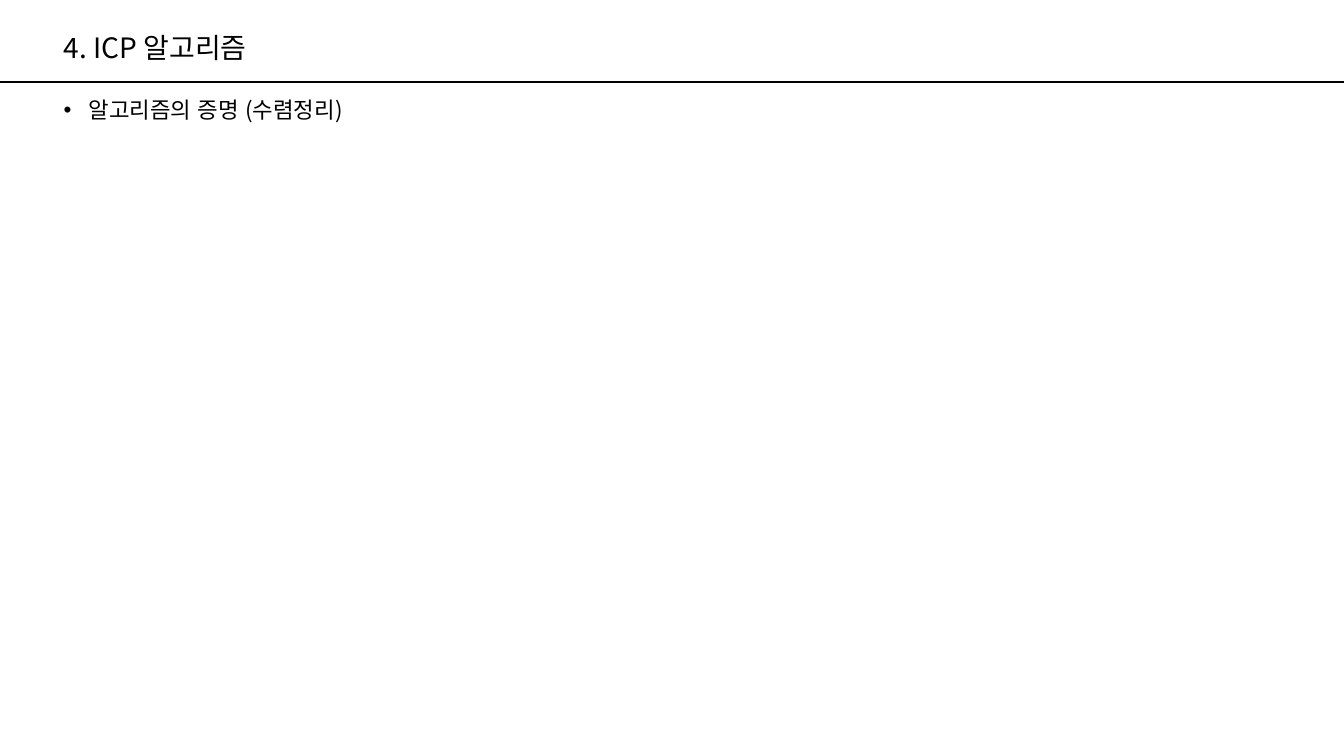
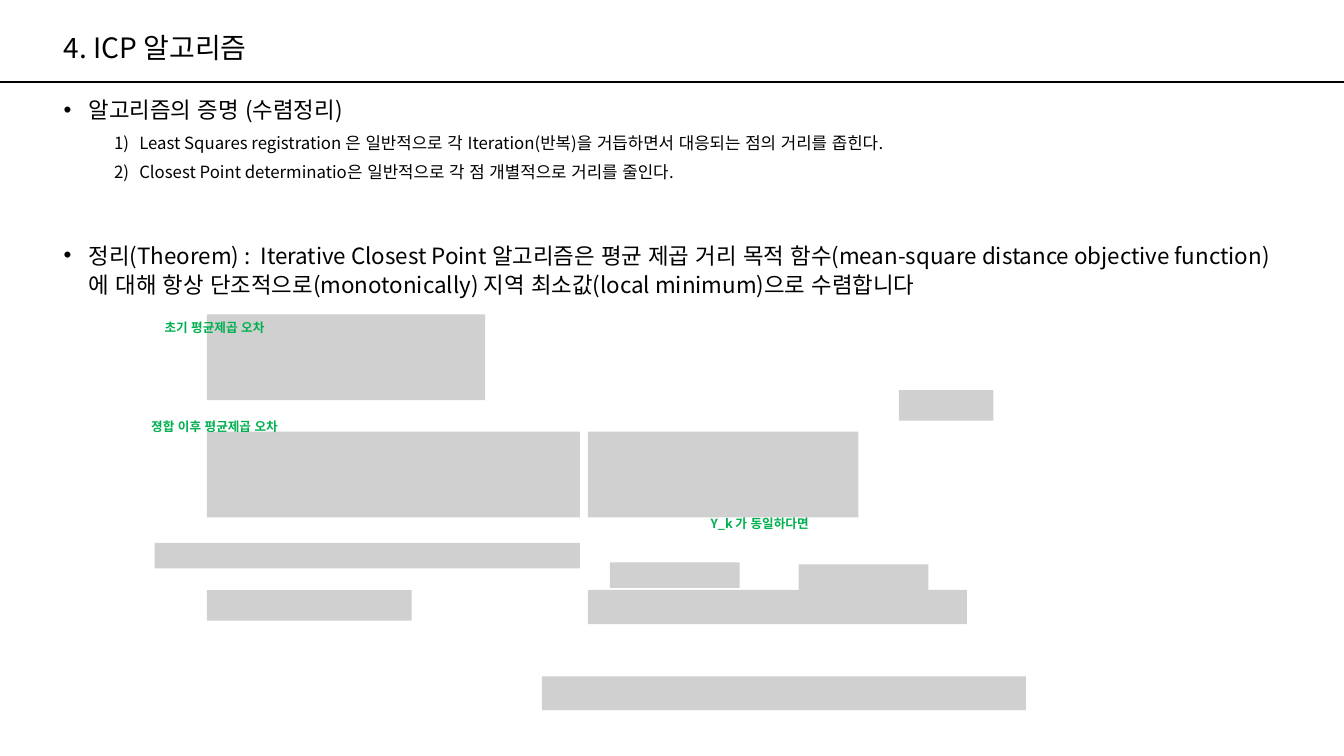
Before and after one commit to PeterykSong/PeterykSong.github.io, a slide deck: slide 9 of _robotics/_materials/A Method for Registration of 3-D Shapes.pptx. Drawn at 1344x756 pixels with LibreOffice and Linux fonts; fonts in the diff are those of the drawing; grey boxes stand for pictures. Boxes give left, top, right and bottom in pixels: in the first picture for what was removed or moved away, otherwise in the second. Text is boxed around its words. In the diff, an @@ line names an element or a change of style, - is before the commit and + after.

```diff
--- a/_robotics/_materials/A Method for Registration of 3-D Shapes.pptx
+++ b/_robotics/_materials/A Method for Registration of 3-D Shapes.pptx
@@ text at <box>89,135,1270,299</box>: paragraphs added @@
+  1) Least Squares registration 은 일반적으로 각 Iteration(반복)을 거듭하면서 대응되는 점의 거리를 좁힌다.
+  2) Closest Point determinatio은 일반적으로 각 점 개별적으로 거리를 줄인다.
+• 정리(Theorem) : Iterative Closest Point 알고리즘은 평균 제곱 거리 목적 함수(mean-square distance objective function)에 대해 항상 단조적으로(monotonically) 지역 최소값(local minimum)으로 수렴합니다
@@ text added at <box>165,319,264,336</box>, 9 pt, text #00B050, bold @@
+초기 평균제곱 오차
@@ picture added at <box>207,315,485,400</box> @@
@@ text added at <box>151,418,278,435</box>, 9 pt, text #00B050, bold @@
+졍합 이후 평균제곱 오차
@@ picture added at <box>899,390,994,420</box> @@
@@ picture added at <box>207,432,580,517</box> @@
@@ picture added at <box>588,432,859,517</box> @@
@@ text added at <box>711,514,809,531</box>, 9 pt, text #00B050, bold @@
+Y_k 가 동일하다면
@@ picture added at <box>154,543,580,569</box> @@
@@ picture added at <box>610,563,740,588</box> @@
@@ picture added at <box>799,565,929,590</box> @@
@@ picture added at <box>207,591,411,621</box> @@
@@ picture added at <box>588,590,967,624</box> @@
@@ picture added at <box>542,677,1026,711</box> @@
```
Also in this commit, not shown: 4 other slides changed, 6 slides added, 3 slides removed.
